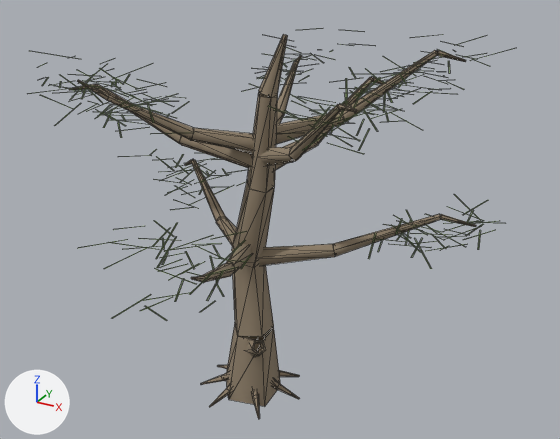
The glTF model environment/forest/assets/hero_lod2.glb, before and after one commit.
Camera for both pictures: a 50 mm camera at (11.8, -19.38, 16.05) aimed at (0.99, 0.28, 6.22). Lighting does not change. The marker at lower left points along +X, +Y and +Z. The picture after the commit comes second. Mesh edges are drawn as thin lines. Vertices at exactly the same position are counted once.

The scene before the commit, as lines of its bpy script (objects in view):
```python
me_bark_002 = bpy.data.meshes.new('Bark.002')
me_bark_002.from_pydata(...)  # 590 vertices, 568 faces; spans x -5.88..6.6, y -5.94..5.53, z -0.37..12.02
me_bark_002.materials.append(mat_forest_bark_pbr)  # brown #90816c
me_leaves_002 = bpy.data.meshes.new('Leaves.002')
me_leaves_002.from_pydata(...)  # 1440 vertices, 720 faces; spans x -7.14..7.29, y -7.75..6.92, z 5.36..11.79
me_leaves_002.materials.append(mat_forest_leaves_pbr)  # green #799550
ob_bark = bpy.data.objects.new('Bark', me_bark_002)
ob_bark.location = (0.0, 0.0, 0.0)
ob_leaves = bpy.data.objects.new('Leaves', me_leaves_002)
ob_leaves.location = (0.0, 0.0, 0.0)
```
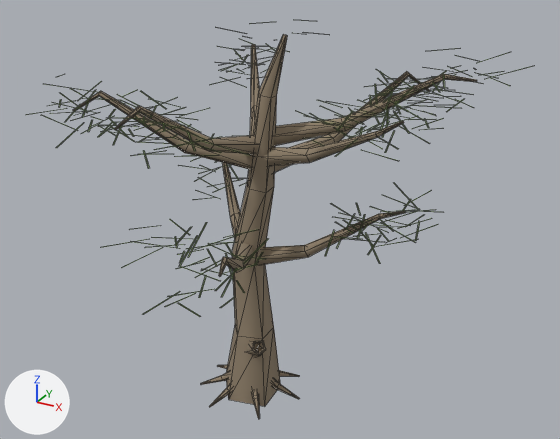
What changed in the scene script:
```text
Change me_bark_002:
    used by ob_bark; location = (0.0, 0.0, 0.0)
    remove me_bark_002.from_pydata(...)  # 590 vertices, 568 faces; spans x -5.88..6.6, y -5.94..5.53, z -0.37..12.02
    add me_bark_002.from_pydata(...)  # 440 vertices, 568 faces; spans x -4.43..6.12, y -5.11..5.9, z -0.37..12.02
    me_bark_002 part 1: 15 loose pieces with 150 vertices, spanning x -5.88..6.6, y -5.94..5.53, z 5.21..11.3, are deleted
    me_bark_002 part 2: 2 vertices moved within x -0.98..-0.94, y -0.35..-0.31, z -0.03..0.09; 233 vertices removed from x -2.17..5.62, y -2.36..4.12, z -0.3..12.02; 233 vertices added at x -4.43..6.12, y -5.11..5.9, z -0.3..12.02
    other edits to the shape of me_bark_002 do not show in these pictures
Change me_leaves_002:
    used by ob_leaves; location = (0.0, 0.0, 0.0)
    remove me_leaves_002.from_pydata(...)  # 1440 vertices, 720 faces; spans x -7.14..7.29, y -7.75..6.92, z 5.36..11.79
    add me_leaves_002.from_pydata(...)  # 1440 vertices, 720 faces; spans x -6.04..7.49, y -6.98..7.0, z 5.6..11.45
    me_leaves_002 part 3: the loose piece of 4 vertices spanning x 3.73..4.05, y 0.24..1.46, z 5.58..5.89 is moved by (-1.08, -0.74, 0.16)
    me_leaves_002 part 4: the loose piece of 4 vertices spanning x 5.12..5.22, y 0.74..1.89, z 5.69..5.85 is moved by (-1.09, -0.76, 0.16)
    me_leaves_002 part 5: the loose piece of 4 vertices spanning x 5.84..6.75, y 1.79..2.6, z 5.99..6.32 is moved by (-1.1, -0.86, 0.16)
    me_leaves_002 part 6: the loose piece of 4 vertices spanning x 5.17..6.08, y -0.06..1.0, z 5.89..6.22 is moved by (-1.23, -0.84, 0.24)
    me_leaves_002 part 7: the loose piece of 4 vertices spanning x 5.55..6.61, y 0.91..1.65, z 5.91..6.09 is moved by (-1.23, -0.88, 0.24)
    me_leaves_002 part 8: the loose piece of 4 vertices spanning x 5.36..6.69, y 1.16..1.77, z 6.2..6.33 is moved by (-1.24, -0.89, 0.24)
    me_leaves_002 part 9: 1280 of 1440 vertices moved; they spanned x -7.14..6.62, y -7.75..6.92, z 5.52..11.79 and now span x -6.04..7.49, y -6.98..7.0, z 5.69..11.45; mean shift (0.56, -0.09, -0.08); largest move (-2.65, -5.55, 11.79) -> (0.46, -6.62, 11.23)
    me_leaves_002 part 10: 64 of 1440 vertices moved; they spanned x 3.99..7.29, y 1.25..3.97, z 5.73..6.94 and now span x 2.29..5.63, y 0.16..2.85, z 6.12..7.41; mean shift (-1.61, -1.09, 0.43); largest move (6.31, 3.03, 6.6) -> (4.66, 1.85, 7.07)
    other edits to the shape of me_leaves_002 do not show in these pictures
```

What differs and where, as boxes (x1, y1, x2, y2) in the pictures (560 x 439 px; the box of a moved part takes in the faces that stretch with it):
'Bark', reshaped: before (69, 34, 476, 419); after (73, 34, 477, 419)
'Leaves', reshaped: before (30, 28, 515, 320); after (26, 20, 532, 317)
part 1 of me_bark_002, deleted: before (69, 50, 476, 283)
part 2 of me_bark_002, moved or reshaped: before (180, 35, 441, 407); after (73, 35, 477, 407)
part 3 of me_leaves_002, moved or reshaped: before (368, 233, 376, 259); after (325, 230, 335, 256)
part 4 of me_leaves_002, moved or reshaped: before (411, 238, 423, 258); after (368, 235, 381, 255)
part 5 of me_leaves_002, moved or reshaped: before (444, 226, 482, 240); after (400, 224, 438, 238)
part 6 of me_leaves_002, moved or reshaped: before (414, 238, 431, 269); after (365, 233, 380, 264)
part 7 of me_leaves_002, moved or reshaped: before (428, 244, 465, 251); after (376, 239, 418, 247)
part 8 of me_leaves_002, moved or reshaped: before (429, 227, 465, 247); after (382, 223, 415, 242)
part 9 of me_leaves_002, moved or reshaped: before (30, 28, 515, 320); after (26, 20, 532, 317)
part 10 of me_leaves_002, moved or reshaped: before (394, 194, 497, 250); after (332, 183, 434, 241)
